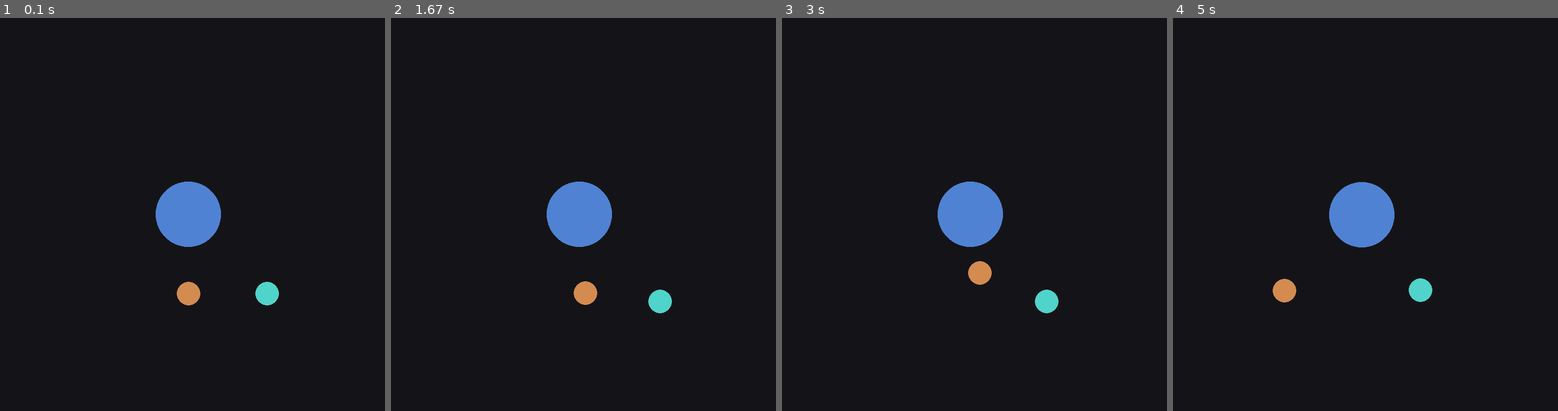
Above: before the commit, frames 1-4 (left to right).
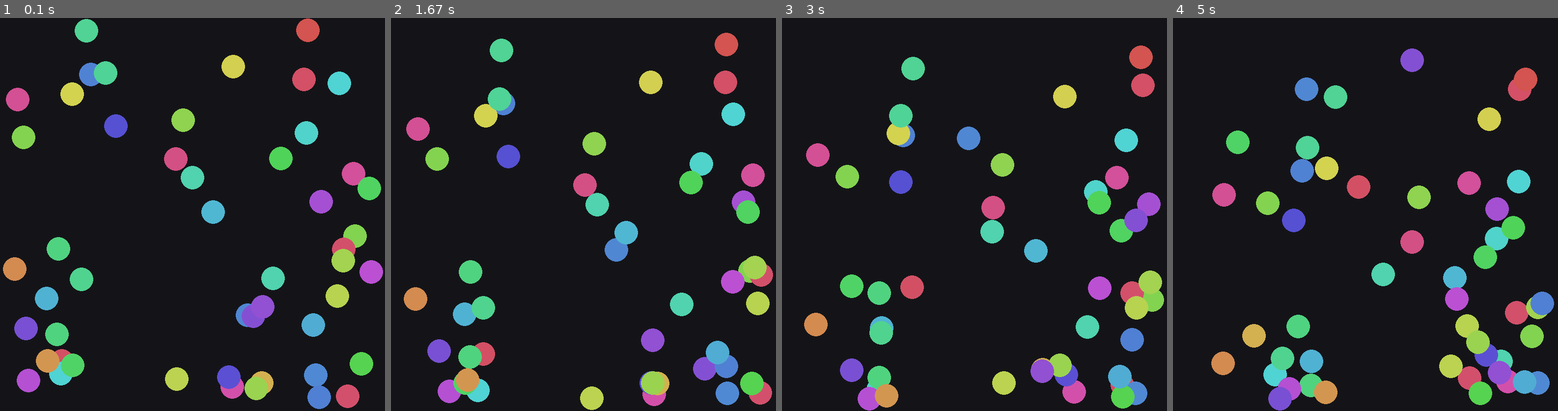
Above: after the commit, the same moments.

Repository: MatevzVidovic/pygame_renderer
Game: pygame game, started from src/3_n_body_problem/main.py
The game is run twice, just before and just after one commit, with the same random seed, the same clock (stepped at 60 frames per second) and the same inputs.
Inputs:
- Up to frame 1 (0.1 s): no input
- Up to frame 2 (1.67 s): no input
- Up to frame 3 (3 s): no input
- Up to frame 4 (5 s): no input

The runs differ from the first frame. In frame 1, 15% of the frame differs, in the area x 0-100%, y 0-100%; in frame 2, 15%; in frame 3, 15%; in frame 4, 16%, in the area x 9-99%, y 7-100%.

Commit message:
Scattered n-body problem

Diff:
--- a/src/3_n_body_problem/main.py
+++ b/src/3_n_body_problem/main.py
@@ -12,14 +12,10 @@
 
 
 @dataclass
-class Experiment:
-    G: float = 0.0000001
+class BasicExperiment:
+    G: float = 0.00001
     BALL_RADIUS_FACTOR: float = 0.03
-    # VISUAL_SCALING_AID = lambda m: -np.log(m)  # makes large objects smaller than small objects
-    # VISUAL_SCALING_AID = lambda m: 1 / np.e ** (-m)
-    # VISUAL_SCALING_AID = lambda m: 1 / (1 - np.e ** (-(m)))
-    VISUAL_SCALING_AID: Callable[[float], float] = lambda m: np.cbrt(m)
-    # VISUAL_SCALING_AID = lambda m: 1
+    VISUAL_SCALING_AID: Callable[[float], float] = field(default_factory=lambda: lambda m: np.cbrt(m))
     FPS: int = 120
     masses: np.ndarray = field(
         default_factory=lambda: np.array(
@@ -50,7 +46,27 @@
     )
 
 
-EXPERIMENT = Experiment()
+class NBodiesScattered:
+    # NUM_OF_BALLS = 1000
+    # G: float = 0.000005
+    # BALL_RADIUS_FACTOR: float = 0.003
+
+    NUM_OF_BALLS = 50
+    G: float = 0.000005
+    BALL_RADIUS_FACTOR: float = 0.03
+    FPS: int = 120
+
+    def __init__(self):
+        self.VISUAL_SCALING_AID = lambda m: np.cbrt(m)
+        self.masses = np.ones(shape=self.NUM_OF_BALLS)
+        self.positions = np.random.random(size=(self.NUM_OF_BALLS, 2))
+        # self.velocities = np.zeros_like(self.positions)
+        self.velocities = np.random.random(size=(self.NUM_OF_BALLS, 2))
+        self.velocities = 0.05 * self.velocities / np.linalg.norm(self.velocities, axis=1).reshape(-1, 1)
+
+
+# EXPERIMENT = BasicExperiment()
+EXPERIMENT = NBodiesScattered()
 
 
 class NBodyProblem(VisualProgram):
@@ -72,13 +88,11 @@
         # (To make that fn easier to construct, we suggest you follow the rule:
         # the smallest object we have has mass 1).
         self.unit_coordinate_radiuses = [
-            EXPERIMENT.BALL_RADIUS_FACTOR * np.cbrt(EXPERIMENT.VISUAL_SCALING_AID(m))
-            for m in self.masses
+            EXPERIMENT.BALL_RADIUS_FACTOR * np.cbrt(EXPERIMENT.VISUAL_SCALING_AID(m)) for m in self.masses
         ]
         # HSV(174, 0.62, 0.83)
         self.balls = [
-            Elipse(SCREEN_SIZE * 2 * r, HSV(np.random.randint(359), 0.62, 0.83))
-            for r in self.unit_coordinate_radiuses
+            Elipse(SCREEN_SIZE * 2 * r, HSV(np.random.randint(359), 0.62, 0.83)) for r in self.unit_coordinate_radiuses
         ]
 
     def step(self) -> None:
@@ -90,12 +104,7 @@
             directions = self.positions - self.positions[ix]
             distances = np.linalg.norm(directions, axis=1).reshape(-1, 1)
             unit_directions = directions / distances
-            forces_on_object = (
-                EXPERIMENT.G
-                * self.masses_col_vec
-                * self.masses[ix]
-                / (distances**2)
-            ) * unit_directions
+            forces_on_object = (EXPERIMENT.G * self.masses_col_vec * self.masses[ix] / (distances**2)) * unit_directions
             # print(f"{forces_on_object=}")
             # forces_on_object = np.delete(forces_on_object, ix, axis=0)  # to remove the nan self-force
             forces[ix] = np.nansum(forces_on_object, axis=0)  # skips nan vals, including the bogus self-force
@@ -128,12 +137,7 @@
 
     def get_object_tree(self) -> ObjectTree:
         screen_positions = self.positions * SCREEN_SIZE
-        return [
-            [
-                Splat(self.balls[i], screen_positions[i])
-                for i in range(np.size(screen_positions, 0))
-            ]
-        ]
+        return [[Splat(self.balls[i], screen_positions[i]) for i in range(np.size(screen_positions, 0))]]
 
 
 def run() -> None:
